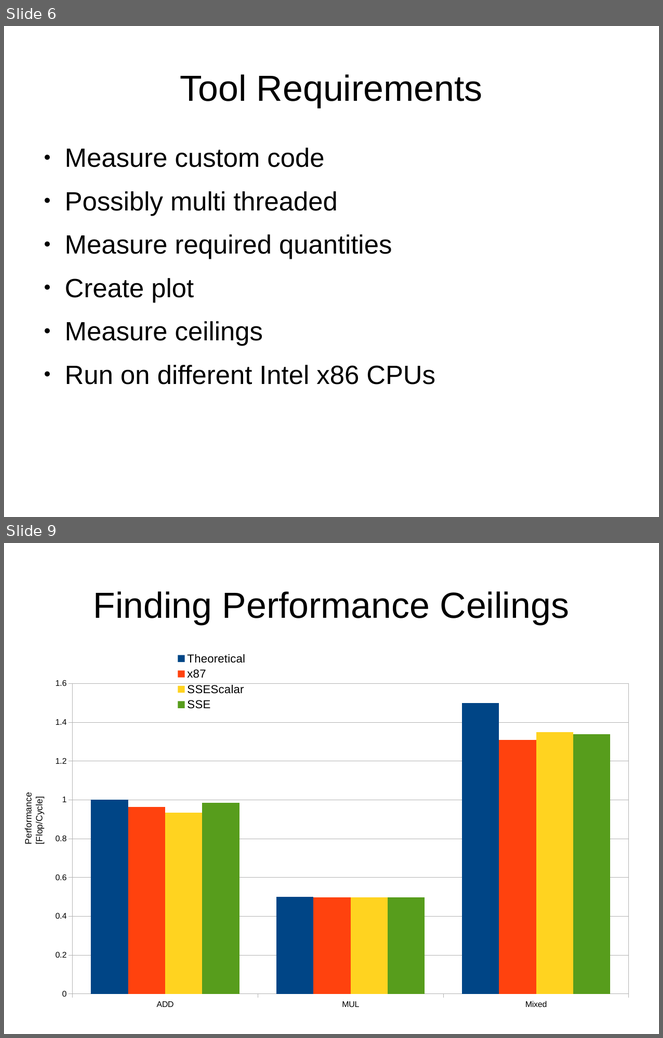
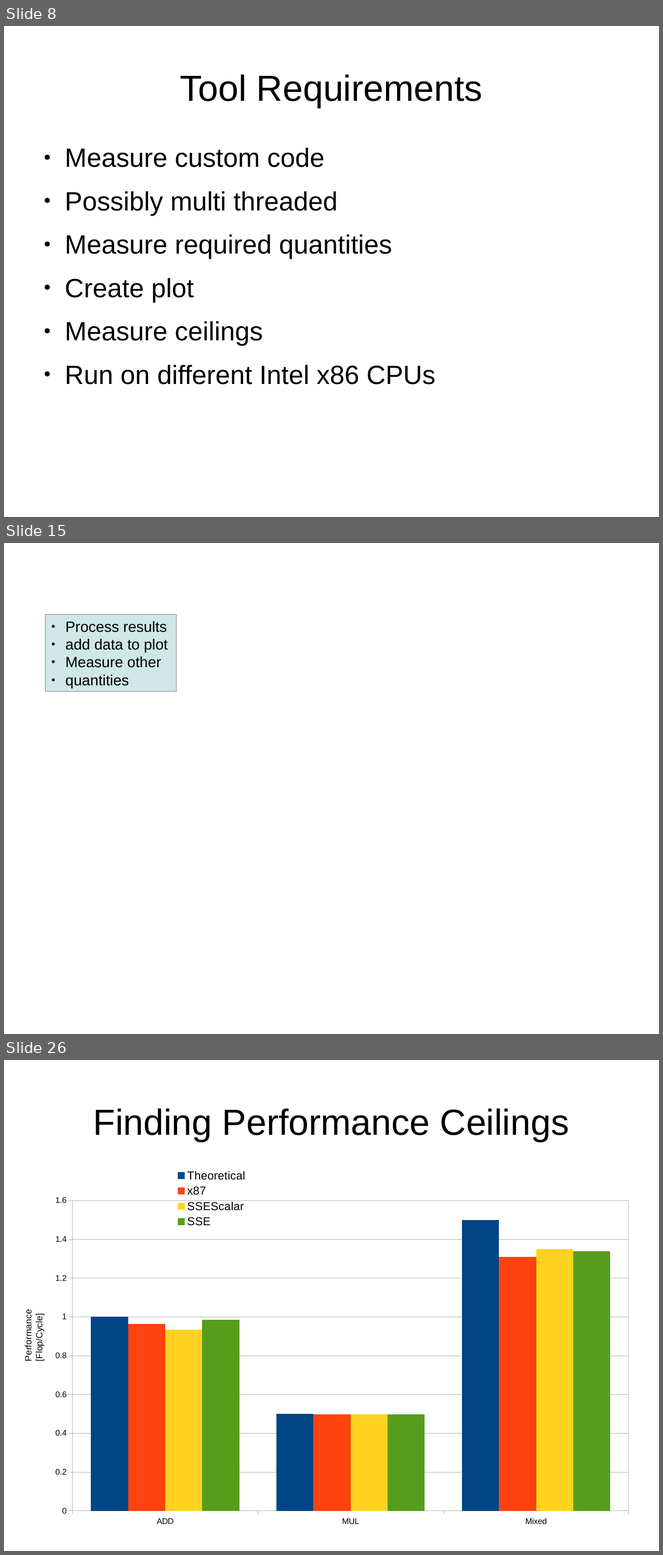
Before and after one commit to GeorgOfenbeck/Thesis_Steinmann, a slide deck: presentation.odp. Shown one above the other, each under a label of ours: slides 6 and 9 before the commit, slides 8, 15 and 26 after it; the slides between them are not shown. The pictures are 663x1038 and 663x1555 pixels, drawn with LibreOffice and Linux fonts; fonts in the diff are those of the drawing; background and template pictures are left out. Boxes give left, top, right and bottom in pixels: in the first picture for what was removed or moved away, otherwise in the second. Text is boxed around its words. In the diff, an @@ line names an element or a change of style, - is before the commit and + after.

```diff
--- a/presentation.odp
+++ b/presentation.odp
@@ slide 15 added at (4, 543, 659, 1034), background picture (left out) @@
@@ rectangle added at (46, 614, 177, 692), fill #CFE7E5, outline #808080 0 pt, 18 pt, text #000000 @@
+● Process results
+● add data to plot
+● Measure other
+● quantities
@@ what was slide 6 is now slide 8 @@
@@ what was slide 9 is now slide 26 @@
```
Also in this commit, not shown: 2 slides changed, 18 other slides added, 2 slides removed.
